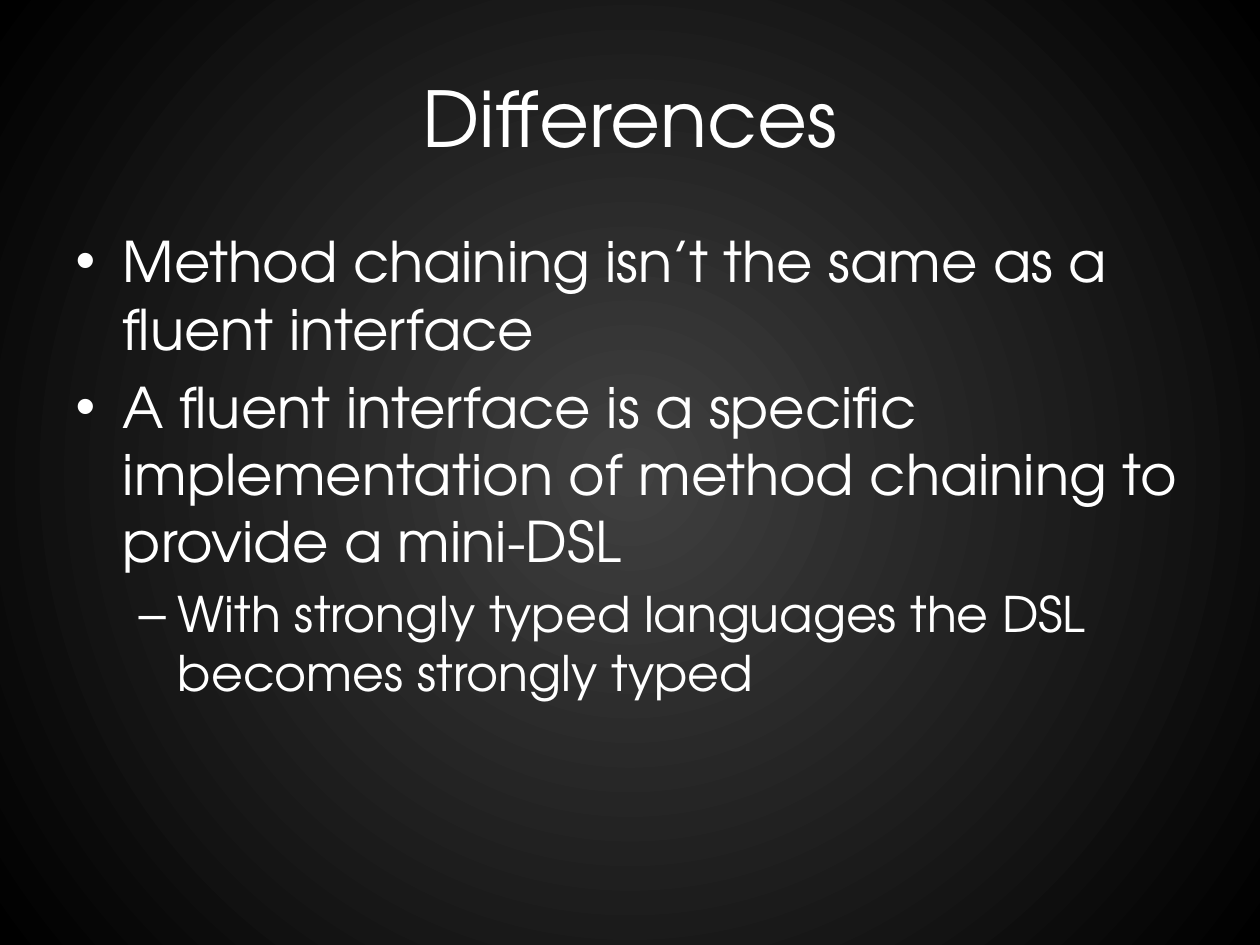
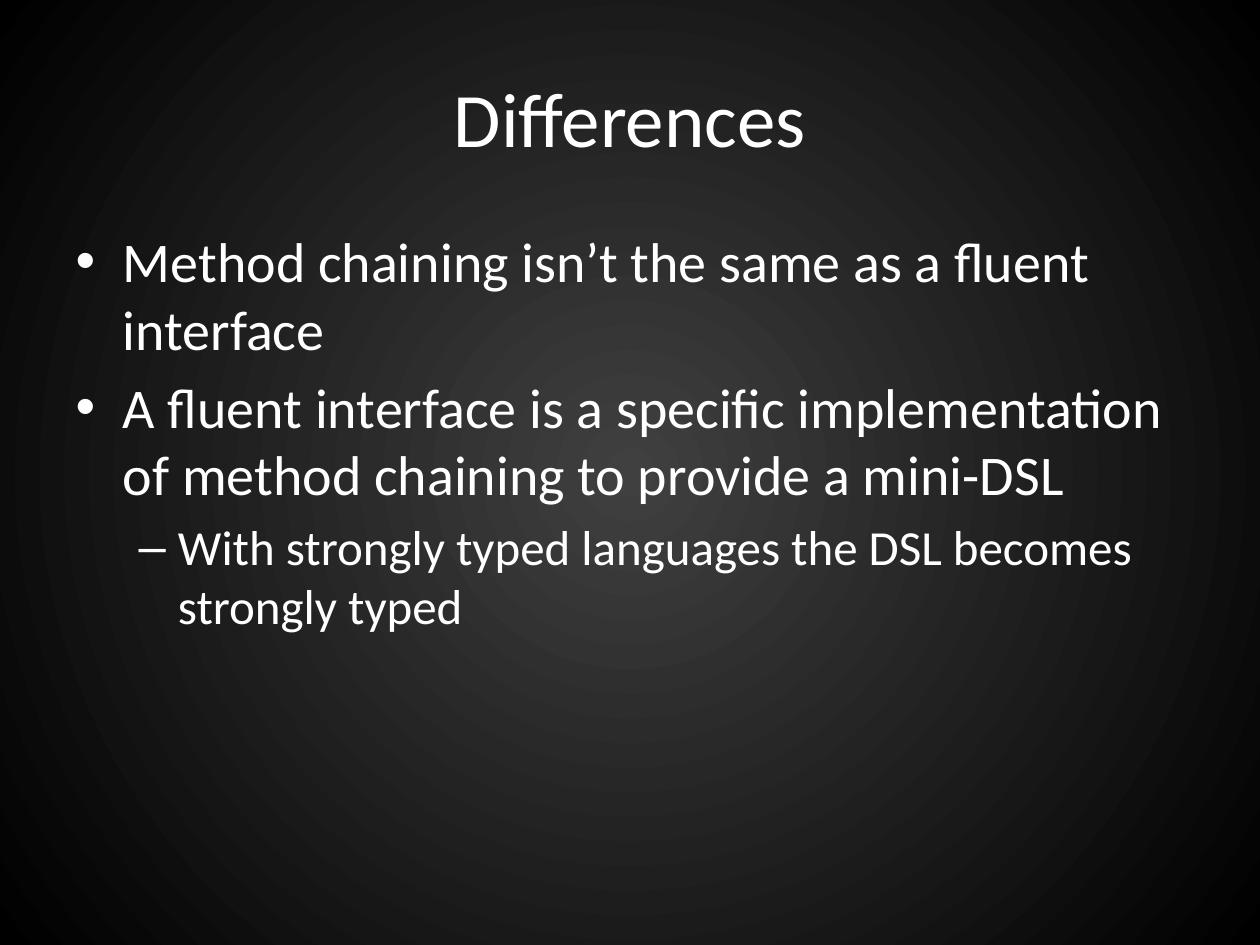
Before and after one commit to RookieOne/Evolve-Your-Code, a slide deck: slide 54 of EvolveYourCode.pptx (slide 48 before the commit). Drawn at 1260x945 pixels with LibreOffice and Linux fonts; fonts in the diff are those of the drawing. Boxes give left, top, right and bottom in pixels: in the first picture for what was removed or moved away, otherwise in the second. Text is boxed around its words. In the diff, an @@ line names an element or a change of style, - is before the commit and + after.

```diff
--- a/EvolveYourCode.pptx
+++ b/EvolveYourCode.pptx
@@ title "Differences" at box(454, 94, 806, 148): font TeX Gyre Adventor to Calibri @@
@@ text "Method chaining isn’t the same ..." at box(123, 242, 1162, 633): font TeX Gyre Adventor to Calibri @@
```
Also in this commit, not shown: 76 other slides changed, 6 slides added, 55 other files.
